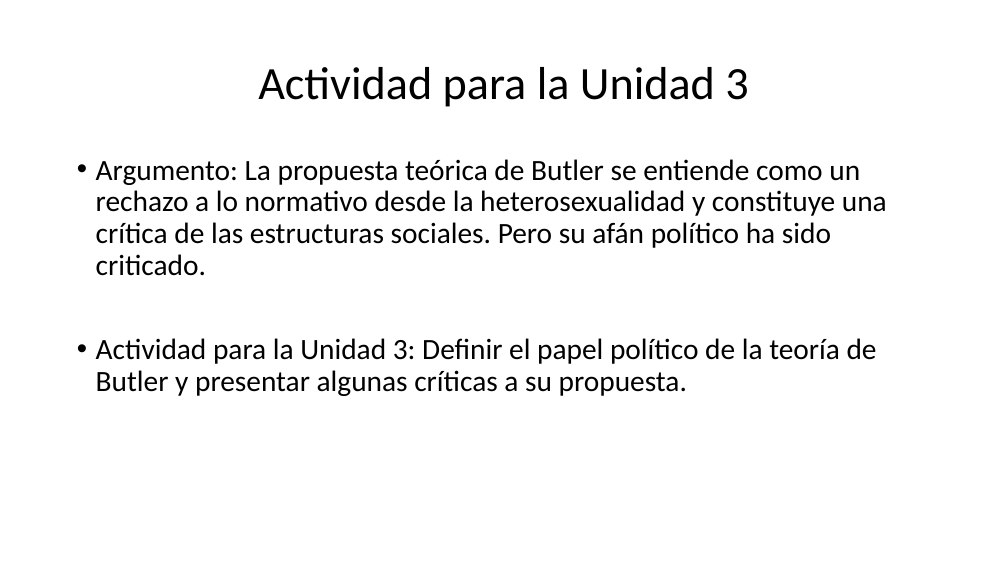
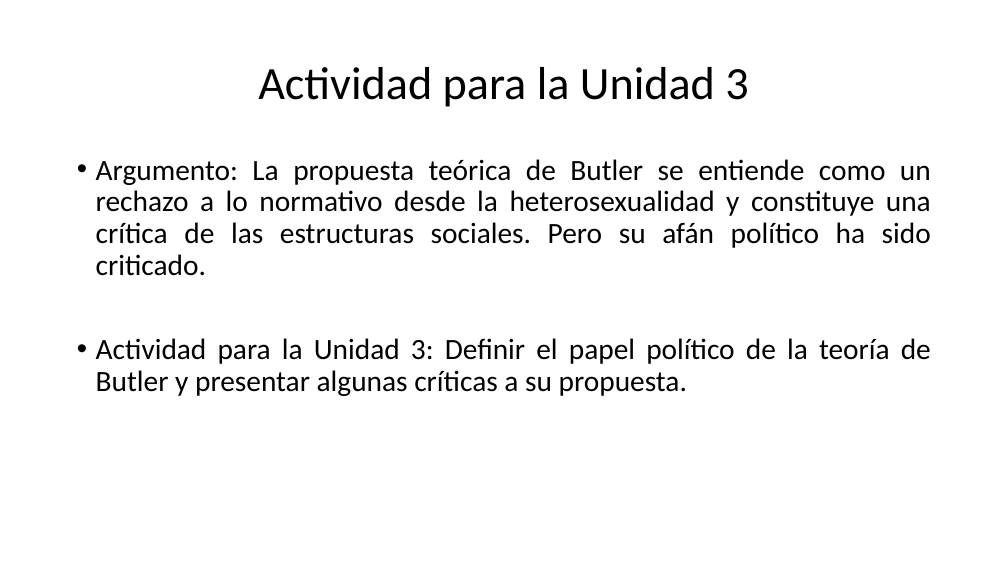
Before and after one commit to zaboltar/zaboltar.github.io, a slide deck: slide 20 of assets uarm/2019 sol-penscri-justfilpol/S E B Ago2019/J Butler UNIDAD 3.pptx (slide 6 before the commit). Drawn at 1008x567 pixels with LibreOffice and Linux fonts; fonts in the diff are those of the drawing. Boxes give left, top, right and bottom in pixels: in the first picture for what was removed or moved away, otherwise in the second. Text is boxed around its words. In the diff, an @@ line names an element or a change of style, - is before the commit and + after.

Commit message:
j butler 3

```diff
--- a/assets uarm/2019 sol-penscri-justfilpol/S E B Ago2019/J Butler UNIDAD 3.pptx
+++ b/assets uarm/2019 sol-penscri-justfilpol/S E B Ago2019/J Butler UNIDAD 3.pptx
@@ text "Argumento: La propuesta teórica de ..." at (96, 159, 931, 396): alignment left to justified @@
```
Also in this commit, not shown: 3 other slides changed, 19 slides added, 2 slides removed, 3 other files.
